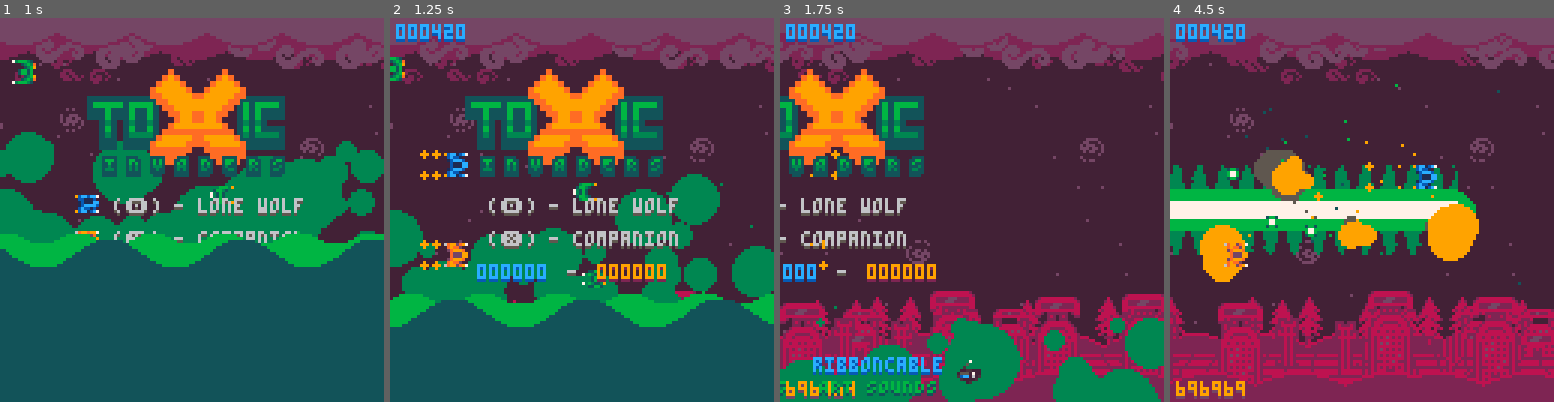
Above: before the commit, frames 1-4 (left to right).
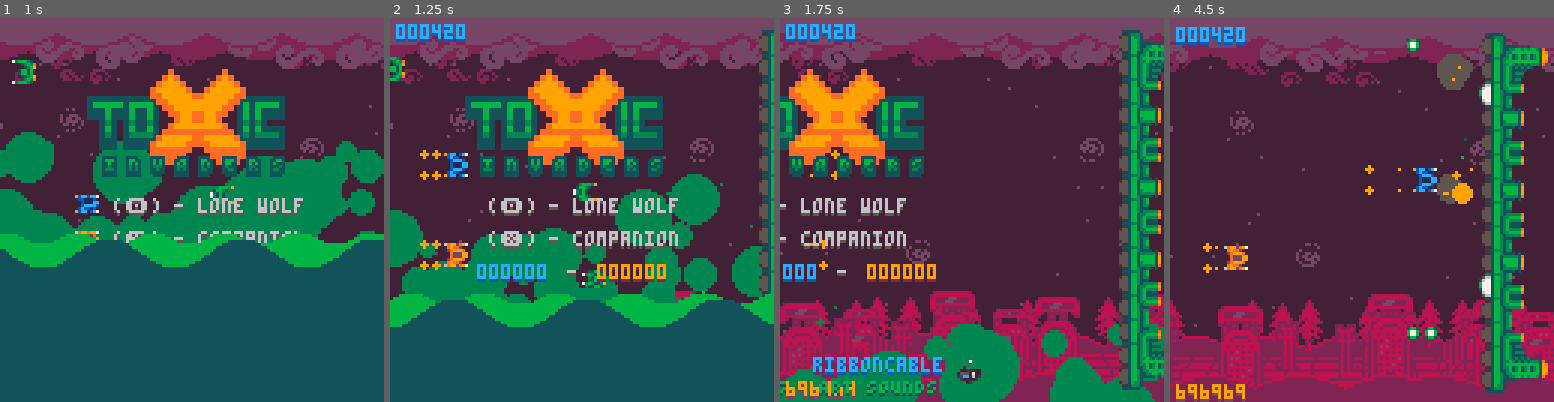
Above: after the commit, the same moments.

Repository: Sarah-Duck/toxic-invaders
Game: PICO-8 cartridge music.p8
The game is run twice, just before and just after one commit, with the same random seed, the same clock (stepped at 60 frames per second) and the same inputs.
Inputs:
- Up to frame 1 (1 s): tap X (X key) at 0.33 s; tap O (Z key) at 0.7 s
- Up to frame 2 (1.25 s): tap X (X key) at 1.07 s
- Up to frame 3 (1.75 s): hold Right from 1.6 s (still down); tap O (Z key) at 1.7 s
- Up to frame 4 (4.5 s): tap X (X key) at 1.85, 2.97, 4.08 s; release Right at 2.1 s; tap O (Z key) every 0.4 s from 2.1 to 4.1 s; hold Up 2.15-2.42 s; hold Right 2.47-3.03 s; hold Left 3.08-3.58 s; hold Down 3.63-3.97 s; hold Right from 4.02 s (still down)

Frame 1 is identical in both runs. In frame 2, 2.4% of the frame differs, in the area x 30-100%, y 3-75%; in frame 3, 9.8%; in frame 4, 38%, in the area x 0-100%, y 1-100%.

Commit message:
Update to cart label logo.
puny print

Diff:
--- a/enemies.lua
+++ b/enemies.lua
@@ -125,7 +125,7 @@
     end
 
     function enemy.draw(enemy)
-        if enemy.health < enemy.health*0.25 then
+        if enemy.health < health*0.25 then
             damagesmoke(enemy)
         end
         if enemy.inv < 0 or ceil(enemy.inv*10%2) == 1 then
@@ -343,7 +343,7 @@
 end
 
 
---ERROR damage model has incorrect tiling (also it doesnt work??)
+--ERROR damage model has incorrect tiling for endings and lights
 function addwallboss(x, y, length, speed, stay, move)
     local enemy = {
         stay = stay or false,
@@ -354,13 +354,14 @@
         w = 16,
         h = 8*length,
         inv = -1,
-        health = 10*length*#players, --10
+        health = 2*length*#players, --10
         shootcooldown = 3,
         speed = speed,
         bulletfired = {},
         shot = enemyshot,
         collide = enemycollide
     }
+    enemy.starthealth = enemy.health
 
     for i = 1, length, 1 do
         enemy.bulletfired[i] = 0
@@ -368,7 +369,7 @@
 
     function enemy.draw(enemy)
         local dmg = 0
-        if enemy.health < enemy.health*0.25 then
+        if enemy.health < enemy.starthealth*0.25 then
             damagesmoke(enemy)
             dmg = 16
         end
--- a/waves.lua
+++ b/waves.lua
@@ -1,5 +1,5 @@
 wave = {} --store wave functions here
-currentwave = 8 --THIS IS THE CURRENT WAVE, SHOLD BE 1 UNLESS TESTING SOMETHING
+currentwave = 12 --THIS IS THE CURRENT WAVE, SHOLD BE 1 UNLESS TESTING SOMETHING
 currentwavetime = 0
 delaytimer = 0
 everysecondtimer = 0
Not shown, changed: 56 lines of the sprite sheet (__gfx__) section of cartlabel.p8
Not shown, changed: the thumbnail (__label__) section of cartlabel.p8
Not shown, changed: the thumbnail (__label__) section of pico-bhell.p8
